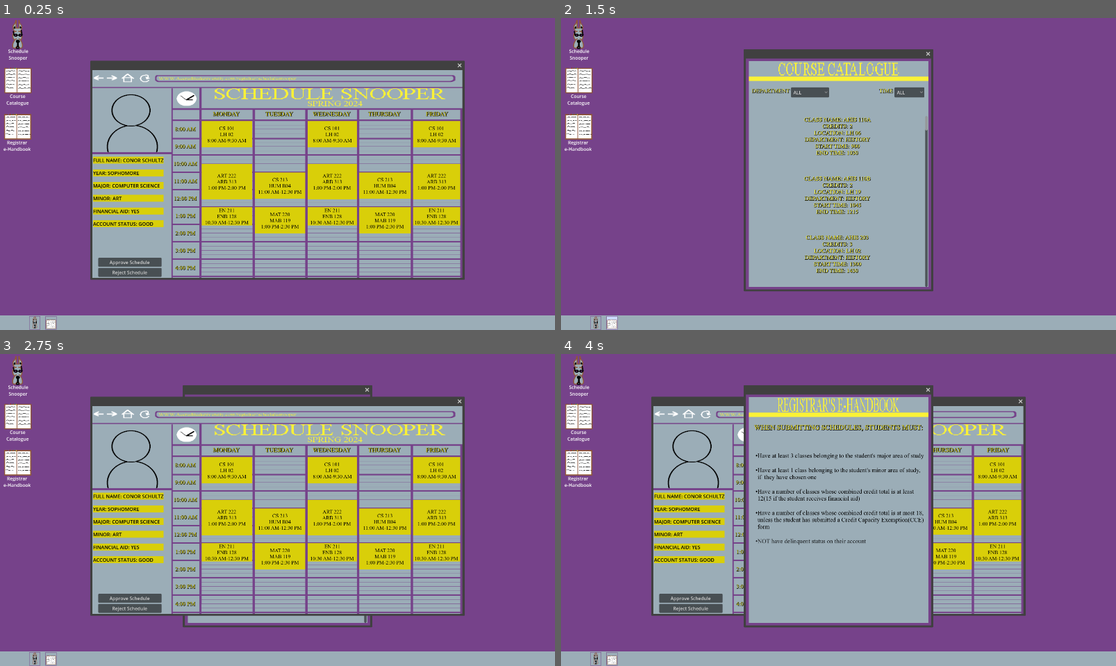
Above: before the commit, frames 1-4 (two rows, left to right).
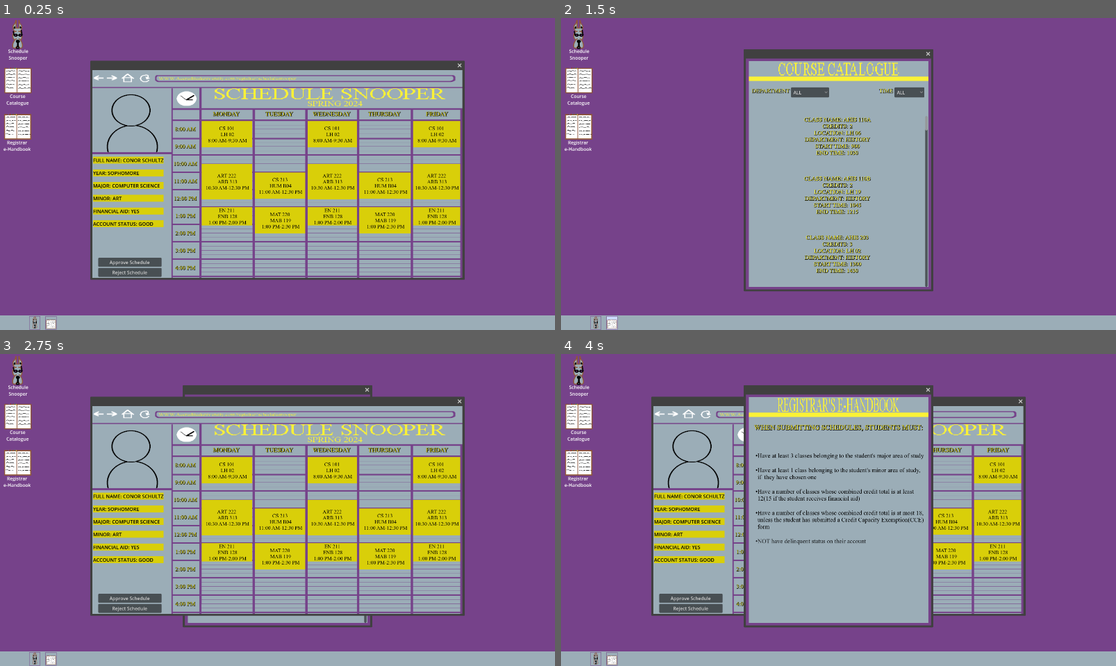
Above: after the commit, the same moments.

Repository: C3PJOE/Registrarent
Game: Godot game, scene res://Scenes/Main.tscn
Same seed, same stepped clock (60 frames per second), same inputs: the game is played once before the commit and once after it.
Inputs (mouse positions are in pixels of both pictures, inside the frame that each line leads up to):
- Up to frame 1 (0.25 s): no input
- Up to frame 2 (1.5 s): click (594, 323) at 0.5 s; click (610, 323) at 1.25 s
- Up to frame 3 (2.75 s): click "[center]Schedule Snooper[cent…" at 2 s
- Up to frame 4 (4 s): click "[center]Course Catalogue[cent…" at 2.75 s; click "[center]Registrar[/center] [c…" at 3.5 s

The runs differ from the first frame. In frame 1, 1.1% of the frame differs, in the area x 37-83%, y 36-68%; in frame 2, nothing differs; in frame 3, 1.1%; in frame 4, 0.4%.

Commit message:
okay time placement of labels is actually flawless now I fixed the only remaining minor issue

Diff:
--- a/Scenes/Main.tscn
+++ b/Scenes/Main.tscn
@@ -726,9 +726,9 @@
 visible = false
 custom_minimum_size = Vector2(174, 0)
 offset_left = 379.0
-offset_top = 617.0
+offset_top = 400.0
 offset_right = 553.0
-offset_bottom = 689.0
+offset_bottom = 472.0
 size_flags_horizontal = 3
 size_flags_vertical = 0
 theme_override_colors/default_color = Color(0, 0, 0, 1)
@@ -745,9 +745,9 @@
 visible = false
 custom_minimum_size = Vector2(174, 0)
 offset_left = 379.0
-offset_top = 617.0
+offset_top = 500.0
 offset_right = 553.0
-offset_bottom = 689.0
+offset_bottom = 572.0
 size_flags_horizontal = 3
 size_flags_vertical = 0
 theme_override_colors/default_color = Color(0, 0, 0, 1)
--- a/Scenes/ScheduleBrowserWindow.gd
+++ b/Scenes/ScheduleBrowserWindow.gd
@@ -174,7 +174,12 @@
 #func that takes the day, number of labels, and the parent array from set_current_schedule
 #and assigns the contents of the parent array to labels using match statements
 func label_assigner(day:int, parent_array:Array,day_of_week_group:Array):
+
+	var labelText:String = ""
 	var checkedResult:Array
+	var path:NodePath
+	var _12_hr_start_time
+	var _12_hr_end_time
 	#match statement that checks what day of the week it is, so we can set the correct label(monday == 0, friday == 4)
 
 	var n = 0
@@ -182,16 +187,20 @@
 		#waits a fraction of a second because I was having issues with the first schedule not placing correctly and
 		#this seems to fix it
 		await get_tree().create_timer(.01).timeout
+
 		#calls check_for_class func and stores the results in an array
 		checkedResult = check_for_class(parent_array[day],classData)
-		#converts the 24 hr start and end times to 12 hr for placement on the text label
-		var _12_hr_start_time = _24_to_12_hr_time(int(checkedResult[n].CLASSSTARTTIME))
-		var _12_hr_end_time = _24_to_12_hr_time(int(checkedResult[n].CLASSENDTIME))
+
 		#calls sort_by_time, which sorts the classes in checkedResult by their start time
 		_sort_by_time(checkedResult)
+		#converts the 24 hr start and end times to 12 hr for placement on the text label
+		_12_hr_start_time = _24_to_12_hr_time(int(checkedResult[n].CLASSSTARTTIME))
+		_12_hr_end_time = _24_to_12_hr_time(int(checkedResult[n].CLASSENDTIME))
+
 		#setting the text that will be assigned to the label by calling
-		var labelText:String = checkedResult[n].CLASSNAME + "\n" + checkedResult[n].CLASSLOCATION + "\n" + _12_hr_start_time + "-" + _12_hr_end_time
-		var path = get_path_to(day_of_week_group[day][n])
+		labelText = checkedResult[n].CLASSNAME + " \n " + checkedResult[n].CLASSLOCATION + " \n " + _12_hr_start_time + "-" + _12_hr_end_time
+		path = get_path_to(day_of_week_group[day][n])
+
 		#sets default font and font size
 		get_node(path).add_theme_font_override("normal_font",load("res://Assets/Fonts/times.ttf"))
 		get_node(path).add_theme_font_size_override("normal_font_size",18)
